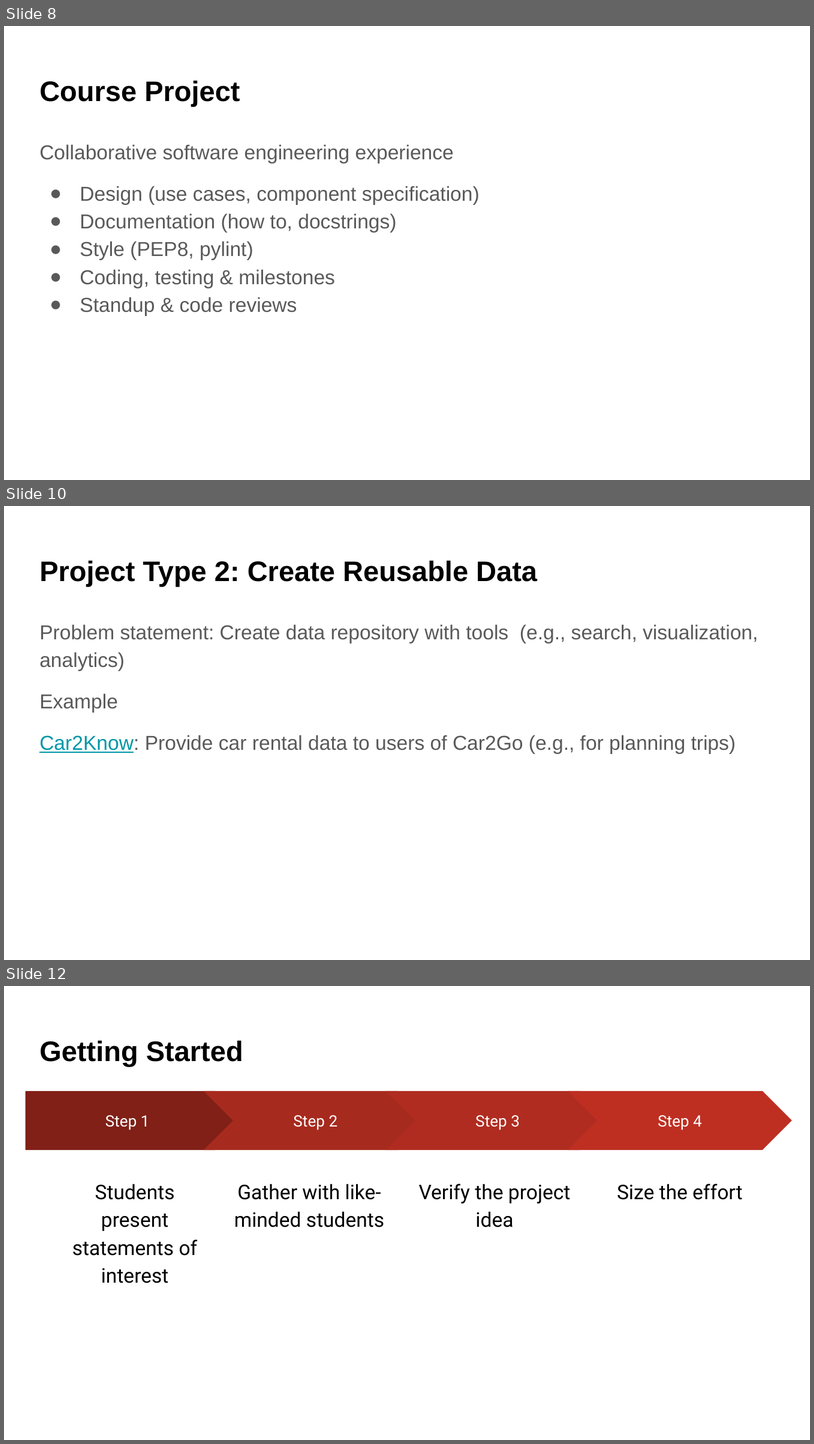
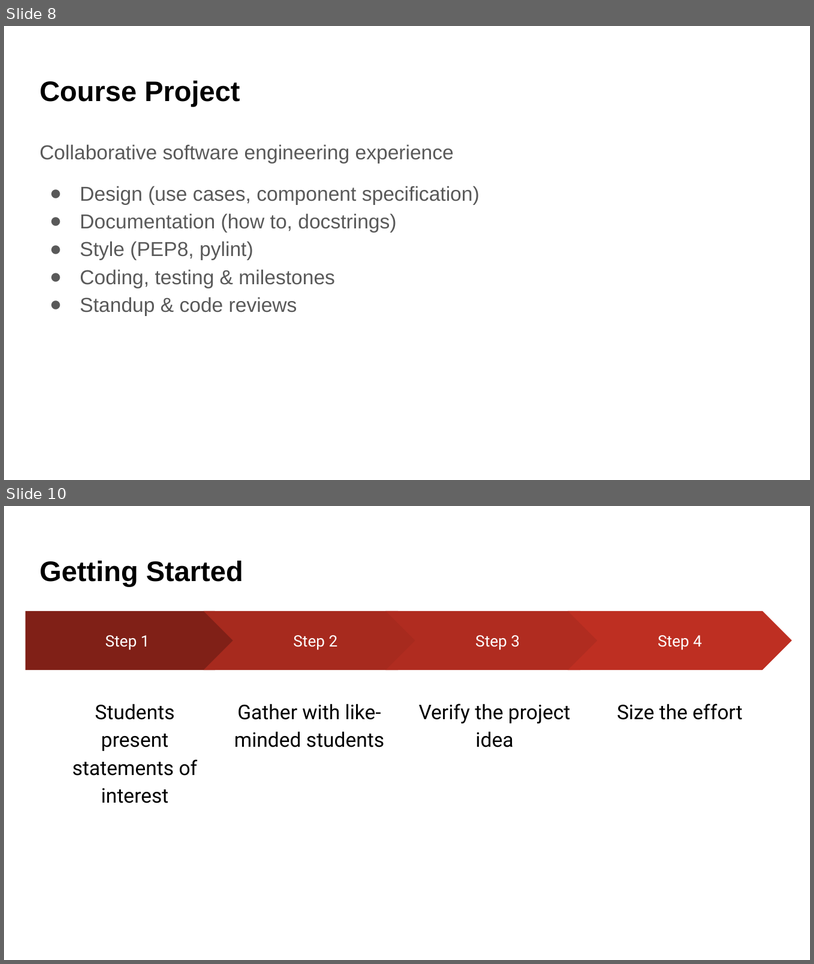
Before and after one commit to UWDATA515/lecture-materials, a slide deck: 01/DATA515_01_Introduction.pptx. Shown one above the other, each under a label of ours: slides 8, 10 and 12 before the commit, slides 8 and 10 after it; the slides between them are not shown. The pictures are 814x1444 and 814x964 pixels, drawn with LibreOffice and Linux fonts; fonts in the diff are those of the drawing; background and template pictures are left out. Boxes give left, top, right and bottom in pixels: in the first picture for what was removed or moved away, otherwise in the second. Text is boxed around its words. In the diff, an @@ line names an element or a change of style, - is before the commit and + after.

```diff
--- a/01/DATA515_01_Introduction.pptx
+++ b/01/DATA515_01_Introduction.pptx
@@ slide 10 removed at [4, 506, 810, 960], background picture (left out) @@
@@ title removed at [39, 561, 537, 586] @@
-Project Type 2: Create Reusable Data
@@ text removed at [39, 624, 758, 753] @@
-Problem statement: Create data repository with tools (e.g., search, visualization, analytics)
-Example
-Car2Know: Provide car rental data to users of Car2Go (e.g., for planning trips)
@@ what was slide 12 is now slide 10 @@
```
Also in this commit, not shown: 5 slides changed, 1 slide added, 5 other slides removed, 2 other files.
